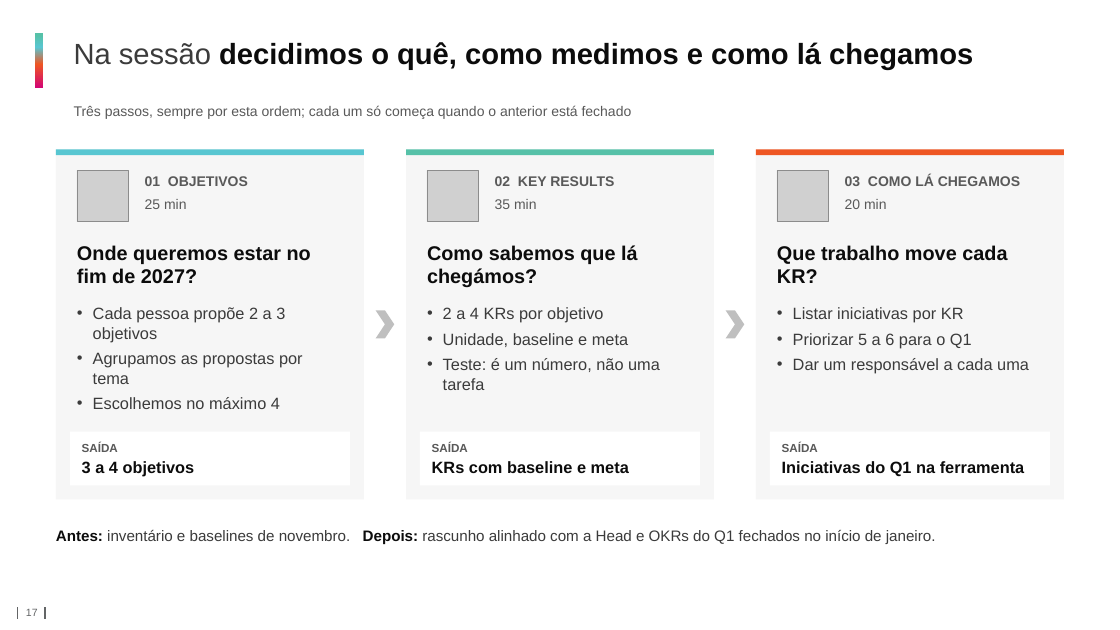
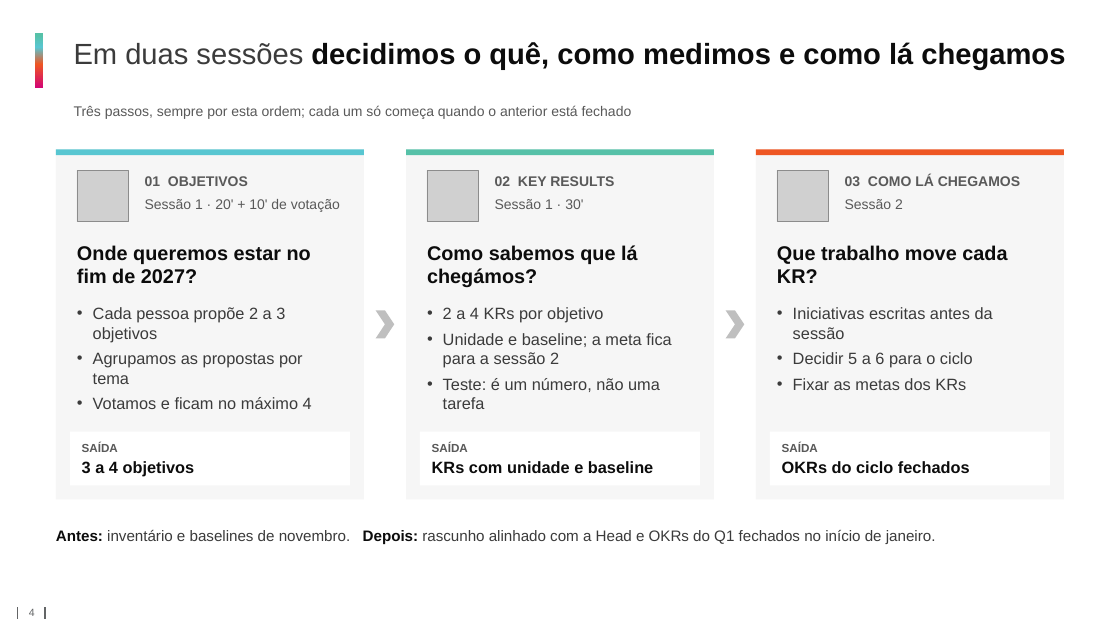
Before and after one commit to nunobatista71193/Databricks, a slide deck: slide 4 of Team OKR's.pptx (slide 17 before the commit). Drawn at 1120x630 pixels with LibreOffice and Linux fonts; fonts in the diff are those of the drawing; grey boxes stand for pictures; background and template pictures are left out. Boxes give left, top, right and bottom in pixels: in the first picture for what was removed or moved away, otherwise in the second. Text is boxed around its words. In the diff, an @@ line names an element or a change of style, - is before the commit and + after.

```diff
--- a/Team OKR's.pptx
+++ b/Team OKR's.pptx
@@ text at (74,42,1065,70): text changed @@
-Na sessão decidimos o quê, como medimos e como lá chegamos
+Em duas sessões decidimos o quê, como medimos e como lá chegamos
@@ text at (145,199,340,212): text changed @@
-25 min
+Sessão 1 · 20' + 10' de votação
@@ text at (495,199,583,209): text changed @@
-35 min
+Sessão 1 · 30'
@@ text at (845,199,903,209): text changed @@
-20 min
+Sessão 2
@@ text at (793,307,993,390): text changed @@
-• Listar iniciativas por KR
-• Priorizar 5 a 6 para o Q1
-• Dar um responsável a cada uma
+• Iniciativas escritas antes da sessão
+• Decidir 5 a 6 para o ciclo
+• Fixar as metas dos KRs
@@ text at (443,333,671,368): text changed @@
-• Unidade, baseline e meta
+• Unidade e baseline; a meta fica para a sessão 2
@@ text at (93,397,312,409): text changed @@
-• Escolhemos no máximo 4
+• Votamos e ficam no máximo 4
@@ text in rectangle at (432,461,653,473): text changed @@
-KRs com baseline e meta
+KRs com unidade e baseline
@@ text in rectangle at (782,461,970,473): text changed @@
-Iniciativas do Q1 na ferramenta
+OKRs do ciclo fechados
@@ page number at (29,609,35,616): text changed @@
-17
+4
```
Also in this commit, not shown: 3 other slides changed, 2 slides added, 1 slide removed.
